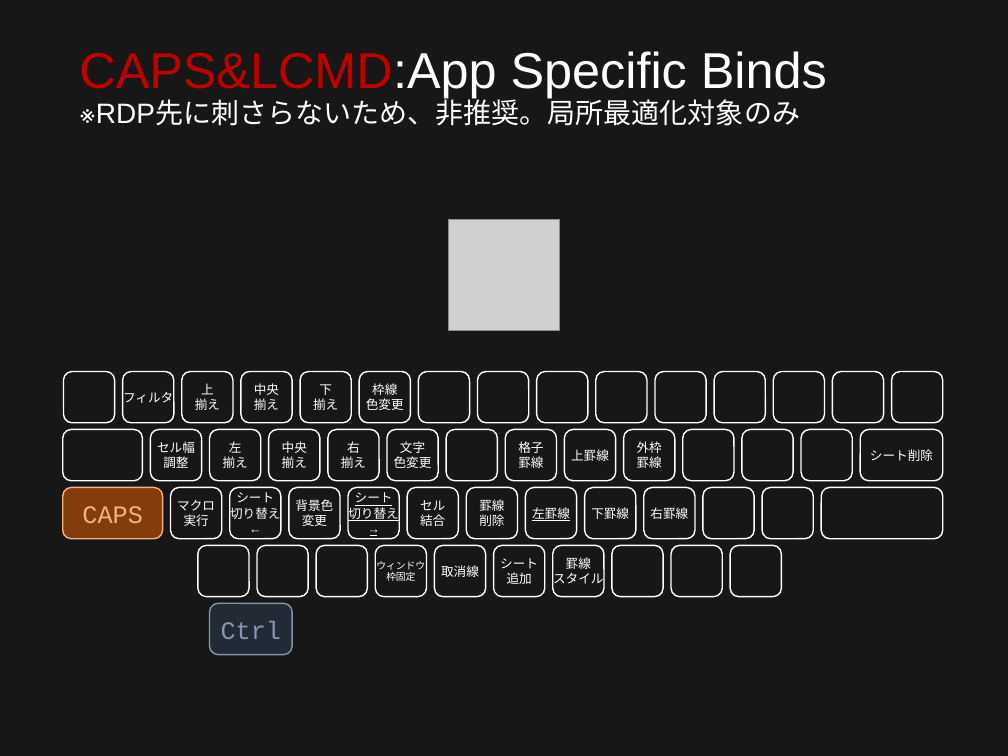
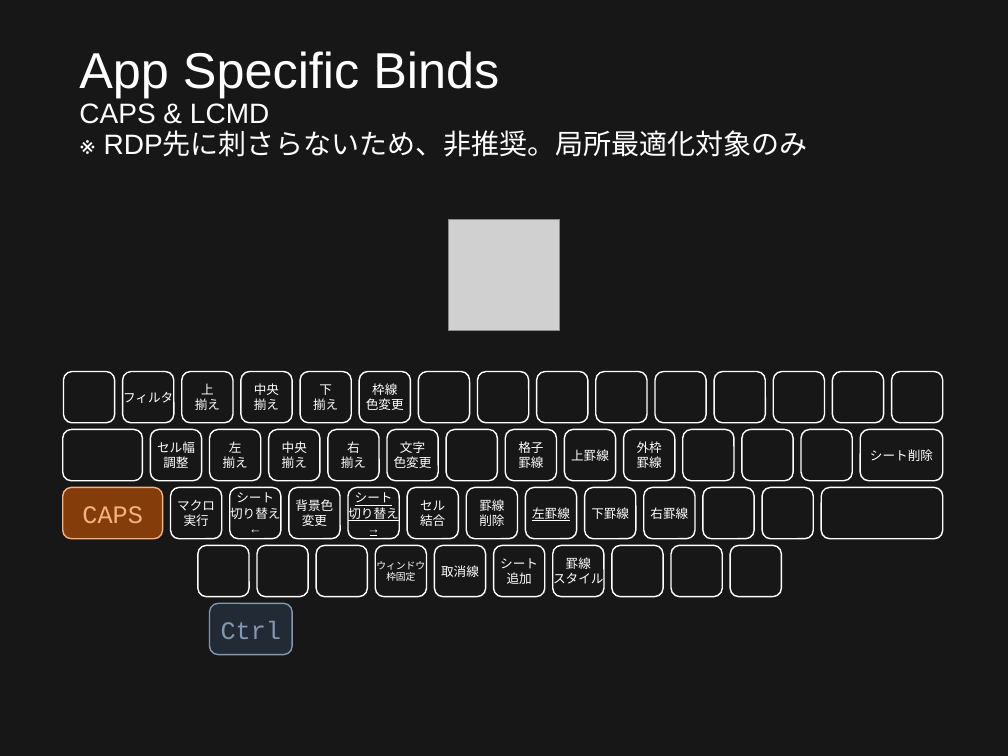
Before and after one commit to ittooo66/myAHKv2, a slide deck: slide 9 of MANUAL.pptx. Drawn at 1008x756 pixels with LibreOffice and Linux fonts; fonts in the diff are those of the drawing; grey boxes stand for pictures. Boxes give left, top, right and bottom in pixels: in the first picture for what was removed or moved away, otherwise in the second. Text is boxed around its words. In the diff, an @@ line names an element or a change of style, - is before the commit and + after.

```diff
--- a/MANUAL.pptx
+++ b/MANUAL.pptx
@@ title at box(79, 51, 808, 157): text changed @@
-CAPS&LCMD:App Specific Binds
-※RDP先に刺さらないため、非推奨。局所最適化対象のみ
+App Specific Binds
+CAPS & LCMD
+※ RDP先に刺さらないため、非推奨。局所最適化対象のみ
```
Also in this commit, not shown: 6 other slides changed.
